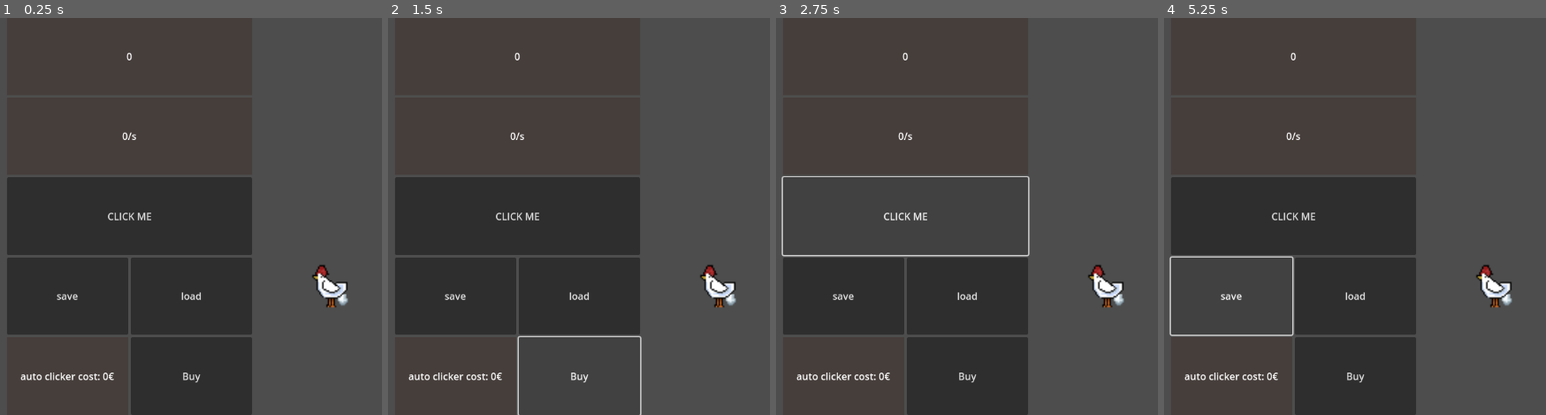
Above: before the commit, frames 1-4 (left to right).
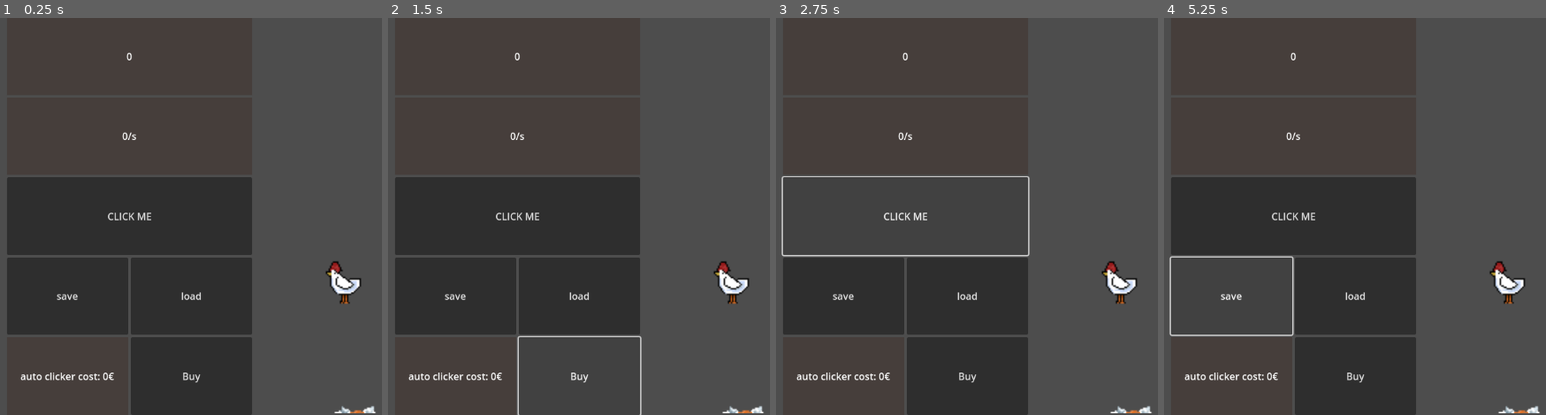
Above: after the commit, the same moments.

Repository: SamuelMTack/Push-Out-Games
Game: Godot game, scene res://main_ui.tscn
Same seed, same stepped clock (60 frames per second), same inputs: the game is played once before the commit and once after it. This scene is started directly instead of the project's main scene.
Inputs:
- Up to frame 1 (0.25 s): no input
- Up to frame 2 (1.5 s): click "CLICK ME" at 0.5 s; click "Buy" at 1.25 s
- Up to frame 3 (2.75 s): click "CLICK ME" at 2 s
- Up to frame 4 (5.25 s): click "Buy" at 2.75 s; click "CLICK ME" at 3.5 s; click "Buy" at 4.25 s; click "save" at 5 s

The runs differ from the first frame. In frame 1, 0.9% of the frame differs, in the area x 81-99%, y 61-100%; in frame 2, 0.9%; in frame 3, 0.9%; in frame 4, 0.9%.
Error before the commit: Parse Error: Expected indented block after function declaration. (res://button_click_me.gd:7)

Commit message:
Animated Sprites on Click

Diff:
--- a/claude-clicker-game/button_click_me.gd
+++ b/claude-clicker-game/button_click_me.gd
@@ -4,4 +4,10 @@
 @onready var chicken: AnimatedSprite2D = $"../../Chicken"
 
 
-func _on_pressed() -> void:
+func _on_button_down() -> void:
+	chicken.frame = 1
+	eggs.play("Falling_eggs")
+
+
+func _on_button_up() -> void:
+	chicken.frame = 0
--- a/claude-clicker-game/main_ui.tscn
+++ b/claude-clicker-game/main_ui.tscn
@@ -39,6 +39,9 @@
 [sub_resource type="SpriteFrames" id="SpriteFrames_sd2ej"]
 animations = [{
 "frames": [{
+"duration": 0.01,
+"texture": null
+}, {
 "duration": 1.0,
 "texture": SubResource("AtlasTexture_n1q3t")
 }, {
@@ -63,8 +66,8 @@
 "duration": 1.0,
 "texture": SubResource("AtlasTexture_mcdcf")
 }],
-"loop": true,
-"name": &"Eggs",
+"loop": false,
+"name": &"Falling_eggs",
 "speed": 11.0
 }]
 
@@ -85,8 +88,8 @@
 "duration": 1.0,
 "texture": SubResource("AtlasTexture_ilgax")
 }],
-"loop": true,
-"name": &"default",
+"loop": false,
+"name": &"Chicken_poop",
 "speed": 7.0
 }]
 
@@ -216,16 +219,20 @@
 text = "Buy"
 
 [node name="Eggs" type="AnimatedSprite2D" parent="."]
-position = Vector2(922.56, 496.56)
+position = Vector2(942.56, 498.56)
 scale = Vector2(2.29, 2.29)
 sprite_frames = SubResource("SpriteFrames_sd2ej")
-animation = &"Eggs"
-frame_progress = 0.51007307
+animation = &"Falling_eggs"
+frame = 8
+frame_progress = 1.0
 
 [node name="Chicken" type="AnimatedSprite2D" parent="."]
-position = Vector2(913.00006, 472.00003)
+position = Vector2(935, 466.00003)
 scale = Vector2(2.29, 2.29)
 sprite_frames = SubResource("SpriteFrames_yubjs")
-frame_progress = 0.4665684
-
+animation = &"Chicken_poop"
+
+[connection signal="button_down" from="VBoxContainer/Button_ClickMe" to="VBoxContainer/Button_ClickMe" method="_on_button_down"]
+[connection signal="button_up" from="VBoxContainer/Button_ClickMe" to="VBoxContainer/Button_ClickMe" method="_on_button_up"]
 [connection signal="pressed" from="VBoxContainer/Button_ClickMe" to="VBoxContainer/Button_ClickMe" method="_on_pressed"]
+[connection signal="animation_finished" from="Eggs" to="VBoxContainer/Button_ClickMe" method="_on_eggs_animation_finished"]
